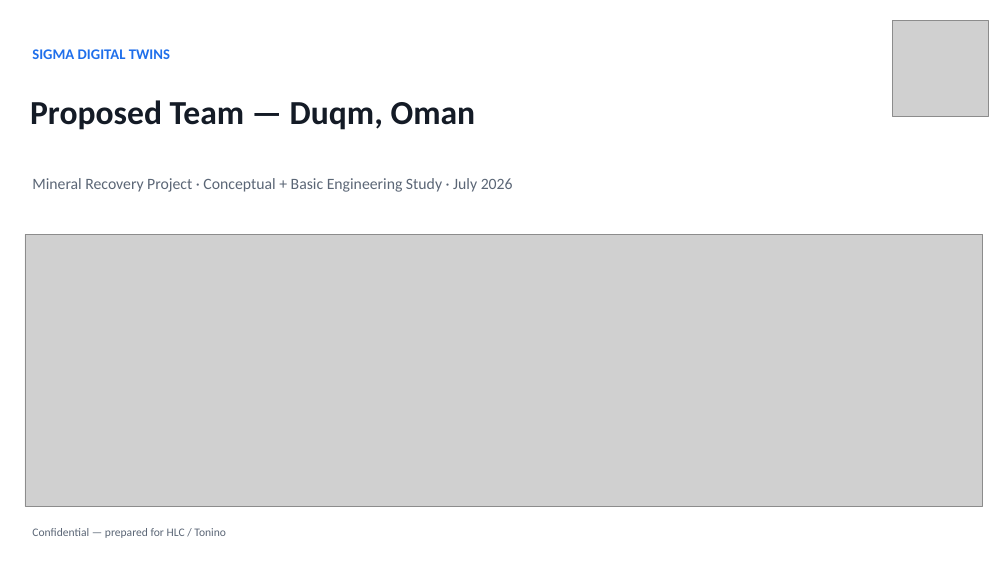
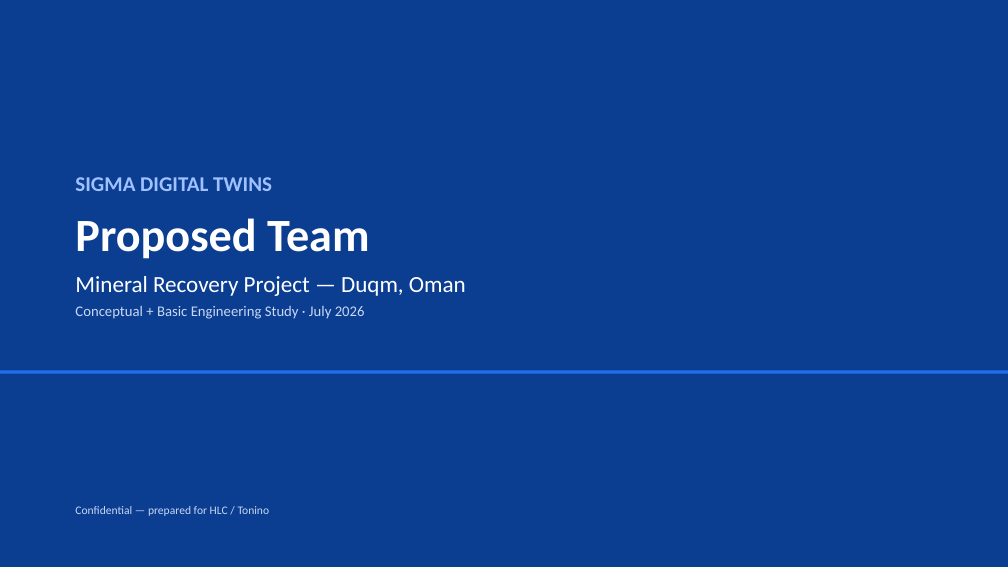
Before and after one commit to jjuri-socialmining/_DemoCustomerOps, a slide deck: slide 1 of web/og-b0d2f7a3-files/Sigma-Digital-Twins-Team-Duqm-EN.pptx. Drawn at 1008x567 pixels with LibreOffice and Linux fonts; fonts in the diff are those of the drawing; grey boxes stand for pictures. Boxes give left, top, right and bottom in pixels: in the first picture for what was removed or moved away, otherwise in the second. Text is boxed around its words. In the diff, an @@ line names an element or a change of style, - is before the commit and + after.

```diff
--- a/web/og-b0d2f7a3-files/Sigma-Digital-Twins-Team-Duqm-EN.pptx
+++ b/web/og-b0d2f7a3-files/Sigma-Digital-Twins-Team-Duqm-EN.pptx
@@ rectangle added at box(0, 0, 1008, 567), fill #0B3D91 @@
@@ picture removed at box(892, 20, 988, 116) @@
@@ text removed at box(32, 49, 170, 59) @@
-SIGMA DIGITAL TWINS
@@ text removed at box(32, 178, 513, 192) @@
-Mineral Recovery Project · Conceptual + Basic Engineering Study · July 2026
@@ text at box(75, 177, 466, 319): text changed; size 32 to 14 pt; text colour #141B26 to #FFFFFF; bold off @@
-Proposed Team — Duqm, Oman
+SIGMA DIGITAL TWINS
+Proposed Team
+Mineral Recovery Project — Duqm, Oman
+Conceptual + Basic Engineering Study · July 2026
@@ picture removed at box(25, 234, 983, 507) @@
@@ rectangle added at box(0, 371, 1008, 374), fill #1F6FEB @@
@@ text "Confidential — prepared for HLC ...": place and size @@
-text "Confidential — prepared for HLC ..." at box(32, 528, 226, 538)
+text "Confidential — prepared for HLC ..." at box(75, 506, 270, 516)
@@ text "Confidential — prepared for HLC ..." at box(75, 506, 270, 516): text colour #5B6676 to #C8D8F5 @@
```
Also in this commit, not shown: 1 slide removed, 1 other file.
